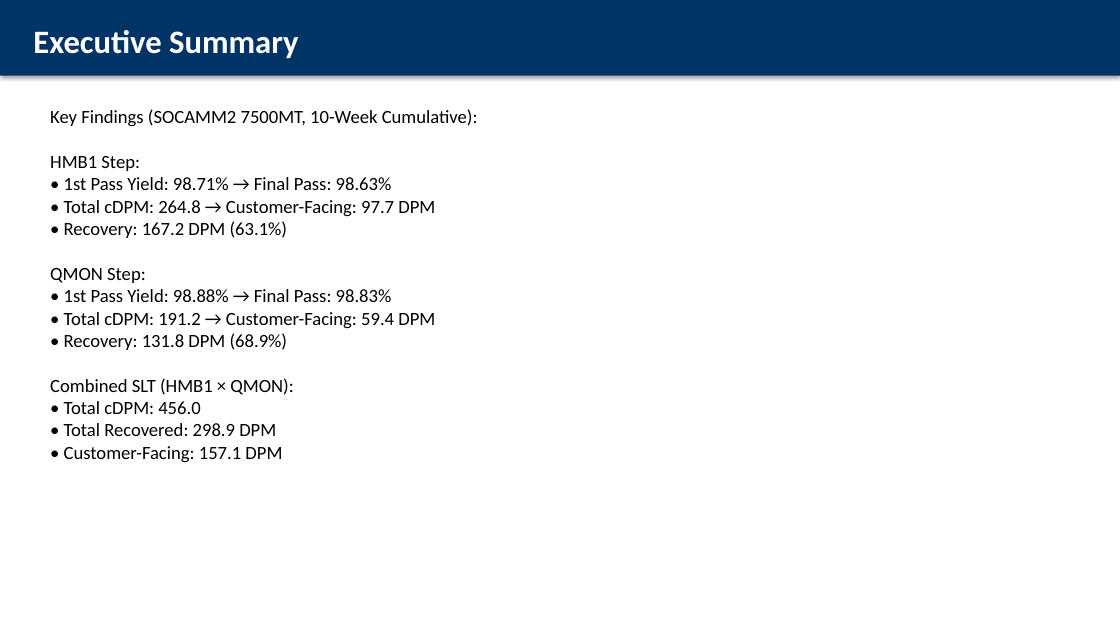
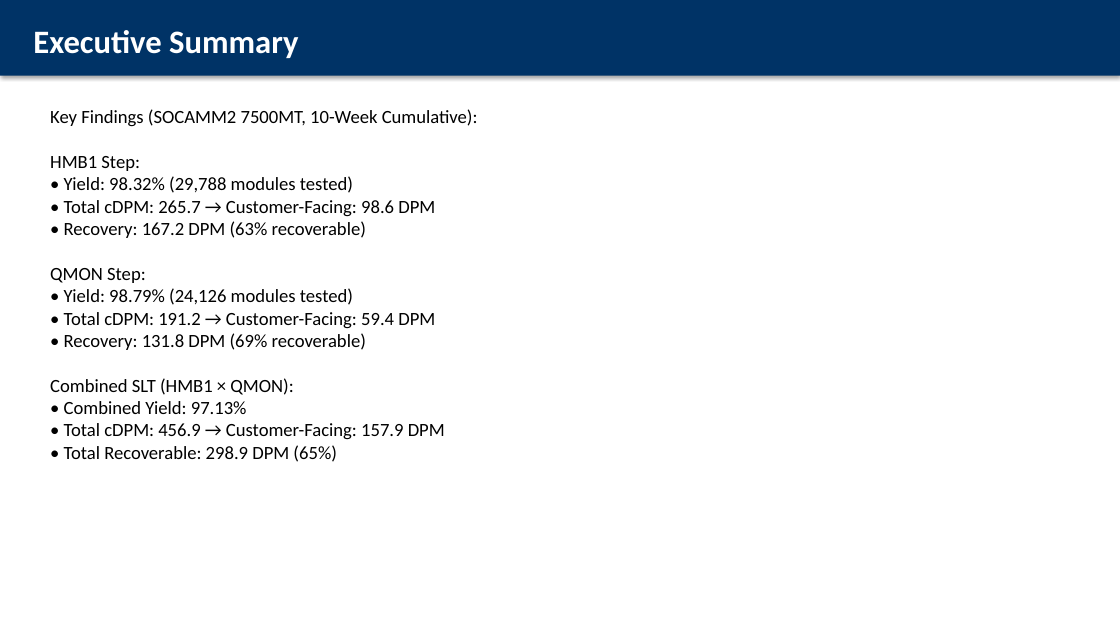
Before and after one commit to ASEGARAN/MODULE_YIELD_DASHBOARD, a slide deck: slide 2 of Y6CP_cDPM_Recovery_VP_Readout_SOCAMM2_7500MT.pptx. Drawn at 1120x630 pixels with LibreOffice and Linux fonts; fonts in the diff are those of the drawing. Boxes give left, top, right and bottom in pixels: in the first picture for what was removed or moved away, otherwise in the second. Text is boxed around its words. In the diff, an @@ line names an element or a change of style, - is before the commit and + after.

Commit message:
fix: Update VP readout with Kevin's DPM method and simplified MFG/ENG view
Changes:
- Use Kevin's DPM calculation: (Unique MSNs / Total FID UIN) × 1M
  - HMB1: 500 / 1,881,631 × 1M = 265.73 DPM
  - QMON: 292 / 1,527,576 × 1M = 191.15 DPM

- Replace confusing 1st pass vs final pass yield comparison with
  simple MFG vs ENG view table showing:
  - MFG View: Yield % (what manufacturing sees)
  - ENG View: cDPM (what engineering sees for customer risk)

- Key message: MFG sees 97.1% yield, ENG sees 456.9 cDPM total risk
  → After recovery: 157.9 cDPM customer-facing (65% recovery)

Slides:
1. Title
2. Executive Summary
3. MFG vs ENG View (simplified bridge)
4. DPM Calculation Methodology (Kevin's method)
5. Top FAILCRAWLERs by DPM
6. Recovery Type Assignments
7. Recovery Summary Table
8. DPM Waterfall Chart
9. Appendix: Data Sources

```diff
--- a/Y6CP_cDPM_Recovery_VP_Readout_SOCAMM2_7500MT.pptx
+++ b/Y6CP_cDPM_Recovery_VP_Readout_SOCAMM2_7500MT.pptx
@@ text at box(50, 109, 478, 462): text changed @@
-Key Findings (SOCAMM2 7500MT, 10-Week Cumulative):
-HMB1 Step:
-• 1st Pass Yield: 98.71% → Final Pass: 98.63%
-• Total cDPM: 264.8 → Customer-Facing: 97.7 DPM
-• Recovery: 167.2 DPM (63.1%)
-QMON Step:
-• 1st Pass Yield: 98.88% → Final Pass: 98.83%
-• Total cDPM: 191.2 → Customer-Facing: 59.4 DPM
-• Recovery: 131.8 DPM (68.9%)
-Combined SLT (HMB1 × QMON):
-• Total cDPM: 456.0
-• Total Recovered: 298.9 DPM
-• Customer-Facing: 157.1 DPM
+Key Findings (SOCAMM2 7500MT, 10-Week Cumulative):
+HMB1 Step:
+• Yield: 98.32% (29,788 modules tested)
+• Total cDPM: 265.7 → Customer-Facing: 98.6 DPM
+• Recovery: 167.2 DPM (63% recoverable)
+QMON Step:
+• Yield: 98.79% (24,126 modules tested)
+• Total cDPM: 191.2 → Customer-Facing: 59.4 DPM
+• Recovery: 131.8 DPM (69% recoverable)
+Combined SLT (HMB1 × QMON):
+• Combined Yield: 97.13%
+• Total cDPM: 456.9 → Customer-Facing: 157.9 DPM
+• Total Recoverable: 298.9 DPM (65%)
```
Also in this commit, not shown: 6 other slides changed, 1 slide added, 2 slides removed.
